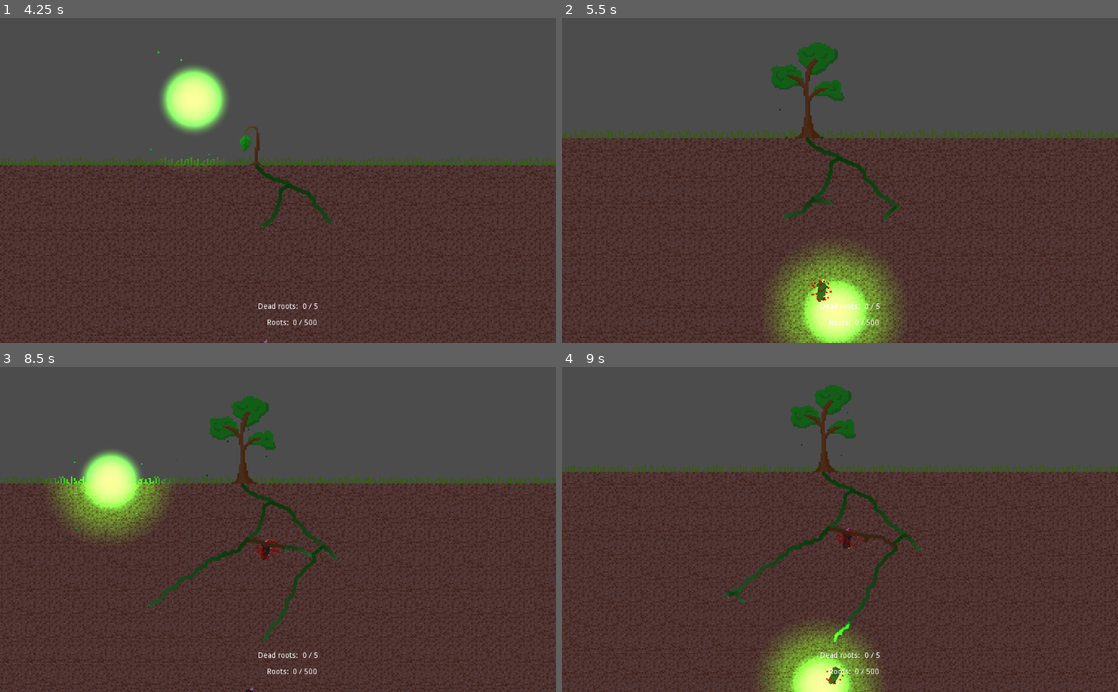
Above: before the commit, frames 1-4 (two rows, left to right).
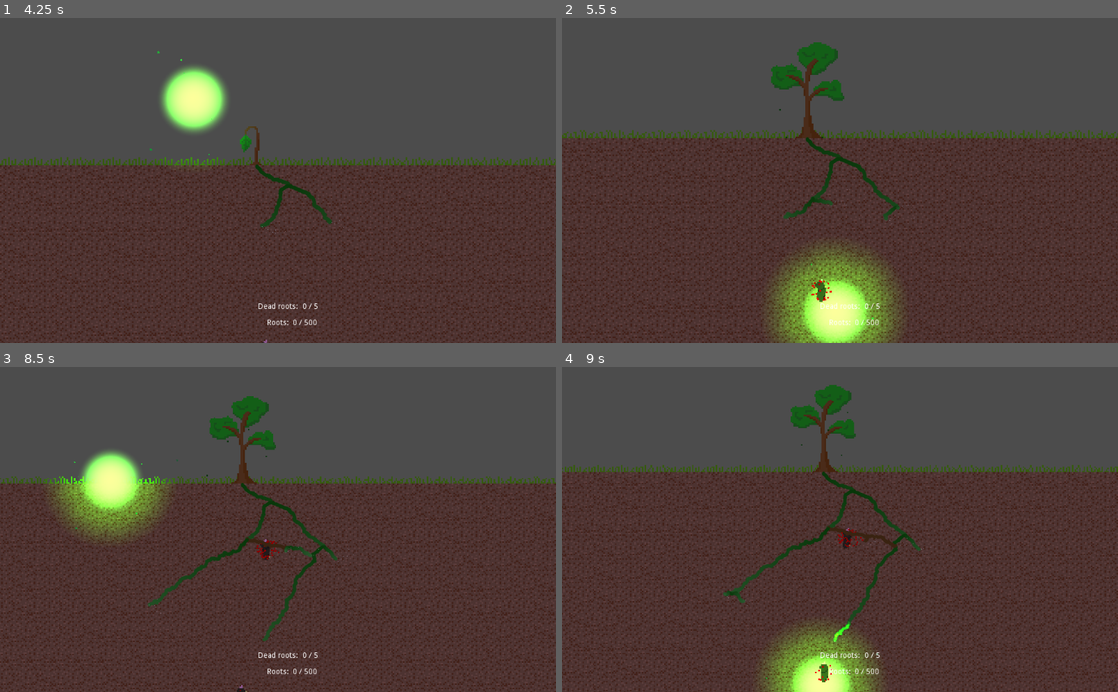
Above: after the commit, the same moments.

Repository: TaneliR/fgj2023
Game: Godot game, scene res://Scenes/TanelinScene.tscn
Two runs of this game, one before a commit and one after it. Both use one fixed random seed, a clock stepped at 60 frames per second and the inputs below.
Inputs (mouse positions are in pixels of both pictures, inside the frame that each line leads up to):
- Up to frame 1 (4.25 s): move the mouse to (250, 245) at 0.52 s; press the mouse at (250, 245) at 0.53 s; hold Up (ui_up) 0.53-2.03 s; move the mouse to (444, 229) at 1.27 s; release the mouse at (444, 229) at 1.28 s; click (444, 229) at 1.35 s; tap Enter at 2 s; move the mouse to (111, 131) at 2.02 s; press the mouse at (111, 131) at 2.03 s; hold Down (ui_down) from 2.03 s (still down); move the mouse to (305, 180) at 2.77 s; release the mouse at (305, 180) at 2.78 s; click (305, 180) at 2.85 s; move the mouse to (194, 99) at 3.52 s; press the mouse at (194, 99) at 3.53 s
- Up to frame 2 (5.5 s): tap Space at 4.25 s; move the mouse to (962, 164) at 4.27 s; release Down (ui_down) at 4.28 s; release the mouse at (962, 164) at 4.28 s; hold Up (ui_up) from 4.28 s (still down); click (962, 164) at 4.35 s; move the mouse to (834, 313) at 5.02 s; press the mouse at (834, 313) at 5.03 s
- Up to frame 3 (8.5 s): move the mouse to (333, 458) at 5.77 s; release the mouse at (333, 458) at 5.78 s; click (333, 458) at 5.85 s; move the mouse to (250, 594) at 6.52 s; press the mouse at (250, 594) at 6.53 s; move the mouse to (444, 578) at 7.27 s; release the mouse at (444, 578) at 7.28 s; click (444, 578) at 7.35 s; move the mouse to (111, 480) at 8.02 s; release Up (ui_up) at 8.03 s; press the mouse at (111, 480) at 8.03 s; hold Down (ui_down) from 8.03 s (still down)
- Up to frame 4 (9 s): keep holding Down (ui_down); move the mouse to (823, 685) at 8.77 s; release the mouse at (823, 685) at 8.78 s; click (823, 685) at 8.85 s

Frame 1 is identical in both runs. In frame 2, less than 0.1% of the frame differs, in the area x 45-48%, y 80-88%; in frame 3, less than 0.1%; in frame 4, 0.2%, in the area x 45-52%, y 54-99%.

Commit message:
Add timers to molespawner

Diff:
--- a/Roots/Prefabs/mole.tscn
+++ b/Roots/Prefabs/mole.tscn
@@ -47,7 +47,7 @@
 [node name="AnimatedSprite" type="AnimatedSprite" parent="."]
 position = Vector2( -8, -8 )
 frames = SubResource( 6 )
-frame = 3
+frame = 4
 speed_scale = 3.0
 playing = true
 centered = false
--- a/Roots/Scenes/MoleSpawner.tscn
+++ b/Roots/Scenes/MoleSpawner.tscn
@@ -10,3 +10,5 @@
 
 [node name="R_Spawner" type="Node2D" parent="."]
 position = Vector2( 1500, 0 )
+
+[node name="Timer" type="Timer" parent="."]
--- a/Roots/Scripts/MoleSpawnerScript.gd
+++ b/Roots/Scripts/MoleSpawnerScript.gd
@@ -6,8 +6,12 @@
 onready var l_spawn = get_node("L_Spawner")
 onready var r_spawn = get_node("R_Spawner")
 onready var randArray = [l_spawn, r_spawn]
+onready var timer1 = Timer.new()
+onready var timer2 = Timer.new()
 
-var upright_position = Vector2(0, 1000) #500 on ylin mahd. positio
+
+
+var upright_position = Vector2(0, 1000) #1000 on ylin mahd. positio
 var downright_position = Vector2(0, y_descent)
 var going_down = true
 
@@ -20,6 +24,18 @@
 	rng.randomize()
 	print(l_spawn)
 	print(r_spawn)
+	timer1.connect("timeout", self, "_on_timer1_timeout")
+	timer2.connect("timeout", self, "_on_timer2_timeout")
+	add_child(timer1)
+	add_child(timer2)
+	timer1.start(5)
+
+func _on_timer1_timeout():
+	timer2.start(2)
+
+func _on_timer2_timeout():
+	randomize_and_spawn()
+	timer2.start(2)
 
 func _process(delta):
 	if going_down:
